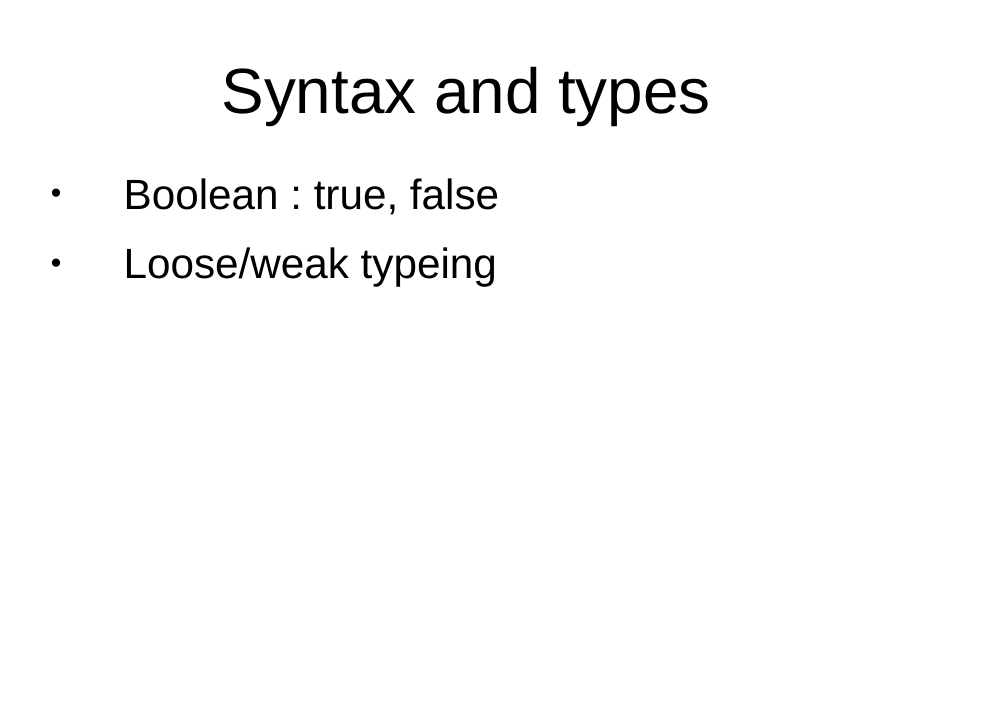
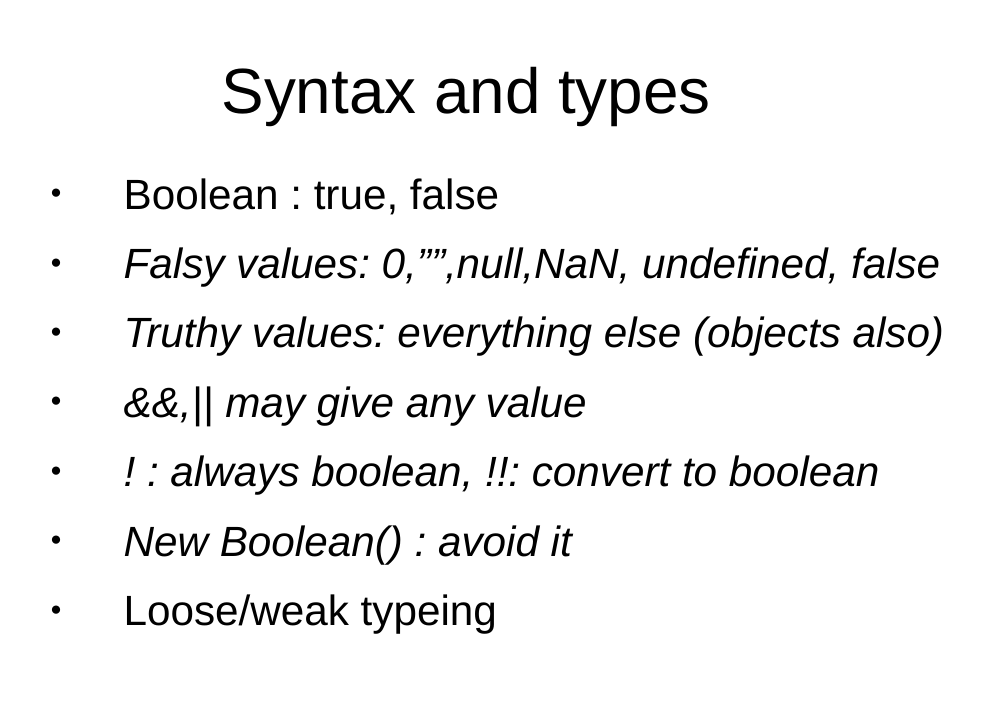
Before and after one commit to peterborkuti/other, a slide deck: slide 30 of JavaScriptBasics/jsbasics-slide.odp (slide 27 before the commit). Drawn at 1008x713 pixels with LibreOffice and Linux fonts; fonts in the diff are those of the drawing; background and template pictures are left out. Boxes give left, top, right and bottom in pixels: in the first picture for what was removed or moved away, otherwise in the second. Text is boxed around its words. In the diff, an @@ line names an element or a change of style, - is before the commit and + after.

```diff
--- a/JavaScriptBasics/jsbasics-slide.odp
+++ b/JavaScriptBasics/jsbasics-slide.odp
@@ text at [124,247,945,564]: paragraphs added @@
+● Falsy values: 0,””,null,NaN, undefined, false
+● Truthy values: everything else (objects also)
+● &&,|| may give any value
+● ! : always boolean, !!: convert to boolean
+● New Boolean() : avoid it
```
Also in this commit, not shown: 1 other slide changed, 13 slides added, 5 other files.
